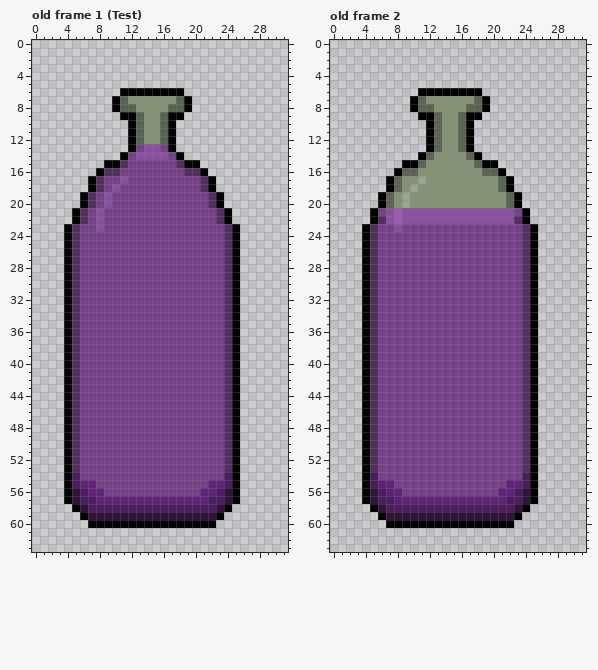
Pixel-art file, stored at assets/textures/bottle/bottle_glouglou.aseprite. The picture above was drawn from the file before the commit.
32x64 pixels, 3 frames. Colours within 5 levels of each other are drawn and written as one. Shown: old frame 1 (Test), old frame 2. The commit also changed other frames, which this record leaves out.
After:
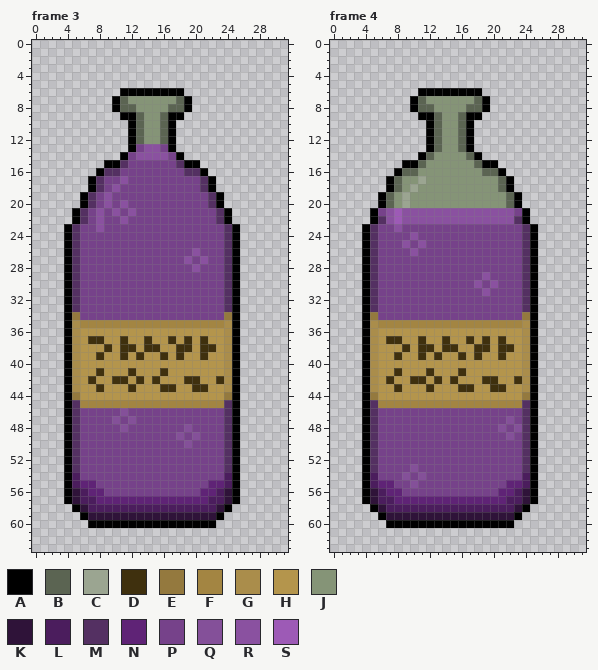
Palette (. is transparent): A #000000  B #5b6452  C #9ba591  D #3f300e  E #94793e  F #a38542  G #aa8d4b  H #b4954c  J #859477  K #2f1339  L #4b1d5d  M #543062  N #5f2376  P #76428a  Q #845099  R #8a51a0  S #9d5ab6
A new or re-ordered frame is compared with the old frame closest to it.
Diff:
frames 3 -> 8
frames re-ordered
Frame 3 against old frame 1 (Test):
Colour D replaces colour P in row 37 at x 7 to 8, 11, 14, 17, 19 and 21; in row 38 at x 9, 11 to 12, 14 to 15, 18 to 19 and 21 to 22; in row 39 at x 8, 11, 13, 16, 18 and 21; in row 41 at x 8, 12 and 16; in row 42 at x 7, 10 to 11, 13, 15, 19 to 20 and 23; in row 43 at x 8, 12, 16 to 17 and 20 to 21.
Colour E replaces colour M in row 34 at x 5 and 24; in row 44 at x 5 and 24.
Colour F replaces colour P in row 35 at x 6 to 23; in row 45 at x 6 to 23.
Colour G replaces colour M in rows 35 to 43 at x 5 and 24.
Colour H replaces colour P in row 36 at x 6 to 23; in row 37 at x 6, 9 to 10, 12 to 13, 15 to 16, 18, 20 and 22 to 23; in row 38 at x 6 to 8, 10, 13, 16 to 17, 20 and 23; in row 39 at x 6 to 7, 9 to 10, 12, 14 to 15, 17, 19 to 20 and 22 to 23; in row 40 at x 6 to 23; in row 41 at x 6 to 7, 9 to 11, 13 to 15 and 17 to 23.
Colour H replaces colour P in row 42 at x 6, 8 to 9, 12, 14, 16 to 18 and 21 to 22; in row 43 at x 6 to 7, 9 to 11, 13 to 15, 18 to 19 and 22 to 23; in row 44 at x 6 to 23.
Colour Q replaces colour P in row 46 at x 11; in row 47 at x 10 and 12; in row 48 at x 11 and 19; in row 49 at x 18 and 20; in row 50 at x 19.
Colour R replaces colour P in row 20 at x 11; in row 21 at x 10 and 12; in row 22 at x 11; in row 26 at x 20; in row 27 at x 19 and 21; in row 28 at x 20.
Frame 4 is new; against old frame 2:
Colour D replaces colour P in row 37 at x 7 to 8, 11, 14, 17, 19 and 21; in row 38 at x 9, 11 to 12, 14 to 15, 18 to 19 and 21 to 22; in row 39 at x 8, 11, 13, 16, 18 and 21; in row 41 at x 8, 12 and 16; in row 42 at x 7, 10 to 11, 13, 15, 19 to 20 and 23; in row 43 at x 8, 12, 16 to 17 and 20 to 21.
Colour E replaces colour M in row 34 at x 5 and 24; in row 44 at x 5 and 24.
Colour F replaces colour P in row 35 at x 6 to 23; in row 45 at x 6 to 23.
Colour G replaces colour M in rows 35 to 43 at x 5 and 24.
Colour H replaces colour P in row 36 at x 6 to 23; in row 37 at x 6, 9 to 10, 12 to 13, 15 to 16, 18, 20 and 22 to 23; in row 38 at x 6 to 8, 10, 13, 16 to 17, 20 and 23; in row 39 at x 6 to 7, 9 to 10, 12, 14 to 15, 17, 19 to 20 and 22 to 23; in row 40 at x 6 to 23; in row 41 at x 6 to 7, 9 to 11, 13 to 15 and 17 to 23.
Colour H replaces colour P in row 42 at x 6, 8 to 9, 12, 14, 16 to 18 and 21 to 22; in row 43 at x 6 to 7, 9 to 11, 13 to 15, 18 to 19 and 22 to 23; in row 44 at x 6 to 23.
Colour Q replaces colour P in row 47 at x 22; in row 48 at x 21 and 23; in row 49 at x 22; in row 53 at x 10; in row 54 at x 9 and 11; in row 55 at x 10.
Colour R replaces colour P in row 24 at x 10; in row 25 at x 9 and 11; in row 26 at x 10; in row 29 at x 19; in row 30 at x 18 and 20; in row 31 at x 19.
Boxes around the changes in both pictures, in picture pixels (x1, y1, x2, y2):
changed: (112, 200, 136, 224)
changed: (184, 248, 208, 272)
changed: (72, 312, 232, 448)
changed: (402, 232, 426, 256)
changed: (370, 272, 530, 440)
changed: (402, 464, 426, 488)
